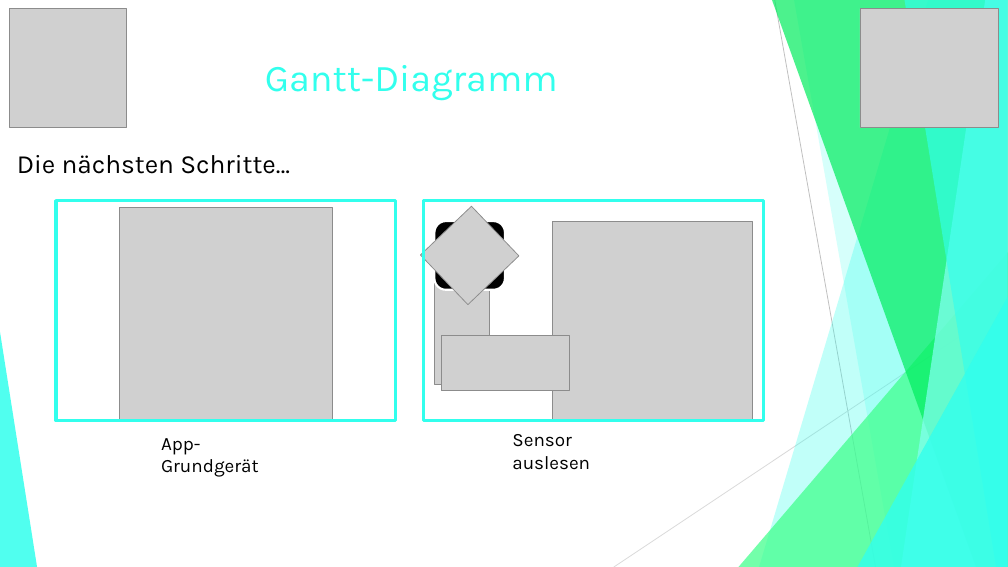
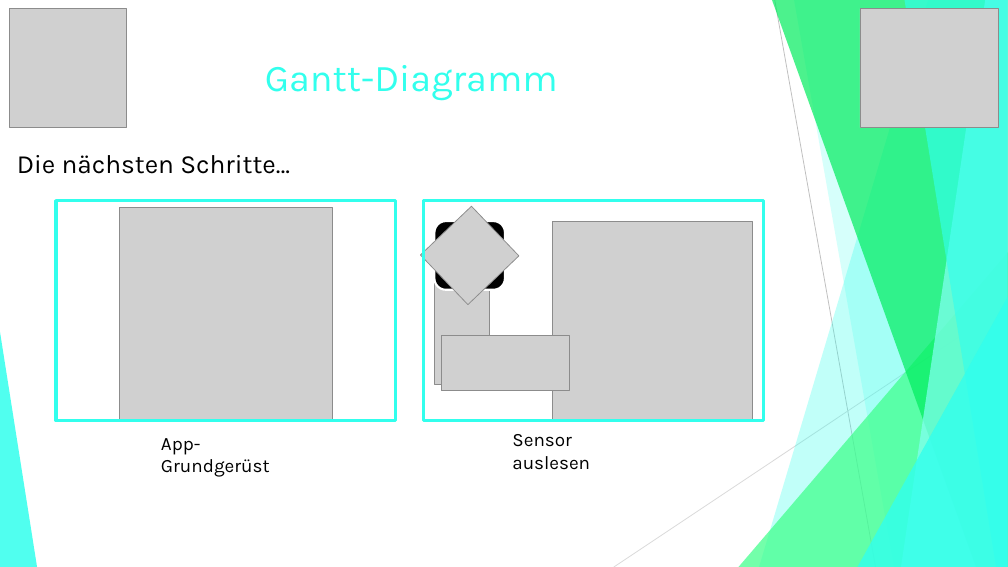
Before and after one commit to jGrochla/PocketCoach, a slide deck: slide 7 of PocketCoachExcel-PDF/PowerPoints/PocketCoach.pptx. Drawn at 1008x567 pixels with LibreOffice and Linux fonts; fonts in the diff are those of the drawing; grey boxes stand for pictures. Boxes give left, top, right and bottom in pixels: in the first picture for what was removed or moved away, otherwise in the second. Text is boxed around its words. In the diff, an @@ line names an element or a change of style, - is before the commit and + after.

```diff
--- a/PocketCoachExcel-PDF/PowerPoints/PocketCoach.pptx
+++ b/PocketCoachExcel-PDF/PowerPoints/PocketCoach.pptx
@@ text at (161,438,270,477): text changed @@
-App-Grundgerät
+App-Grundgerüst
```
Also in this commit, not shown: 3 other slides changed.
